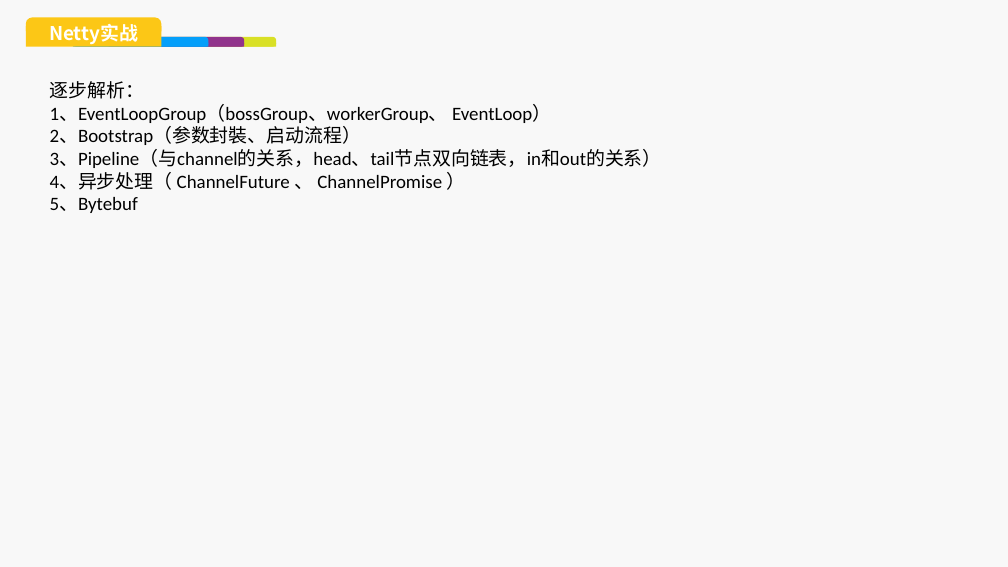
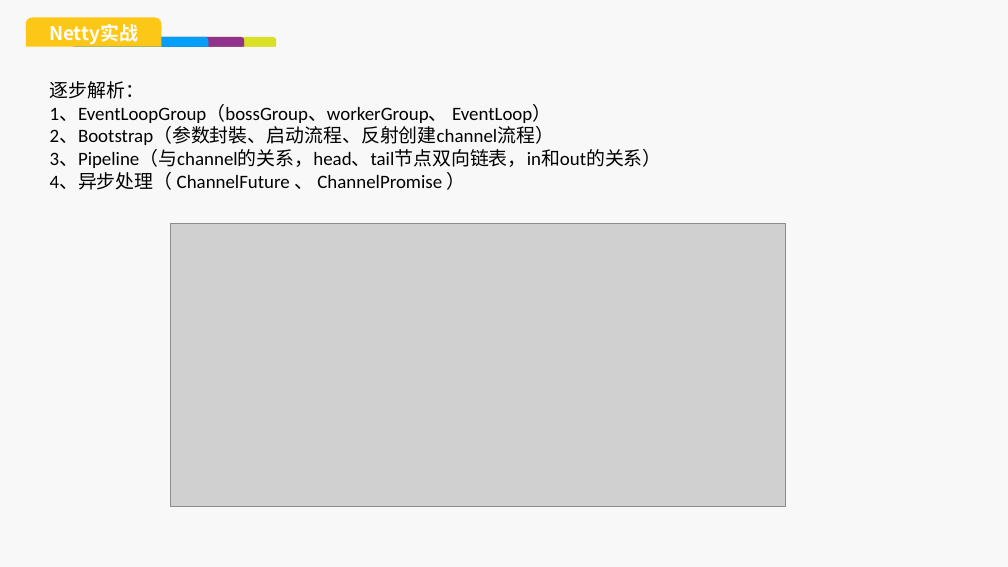
Before and after one commit to stupidsupermanla/netty_study, a slide deck: slide 18 of ppt/NIO&NETTY初窥.pptx. Drawn at 1008x567 pixels with LibreOffice and Linux fonts; fonts in the diff are those of the drawing; grey boxes stand for pictures; background and template pictures are left out. Boxes give left, top, right and bottom in pixels: in the first picture for what was removed or moved away, otherwise in the second. Text is boxed around its words. In the diff, an @@ line names an element or a change of style, - is before the commit and + after.

Commit message:
update ppt

```diff
--- a/ppt/NIO&NETTY初窥.pptx
+++ b/ppt/NIO&NETTY初窥.pptx
@@ text at [50,127,554,145]: text changed @@
-2、Bootstrap（参数封裝、启动流程）
+2、Bootstrap（参数封裝、启动流程、反射创建channel流程）
@@ text at [50,197,138,213]: paragraph removed @@
-5、Bytebuf
@@ picture added at [171,224,786,507] @@
```
Also in this commit, not shown: 3 other slides changed, 3 slides added, 1 slide removed, 1 other file.
